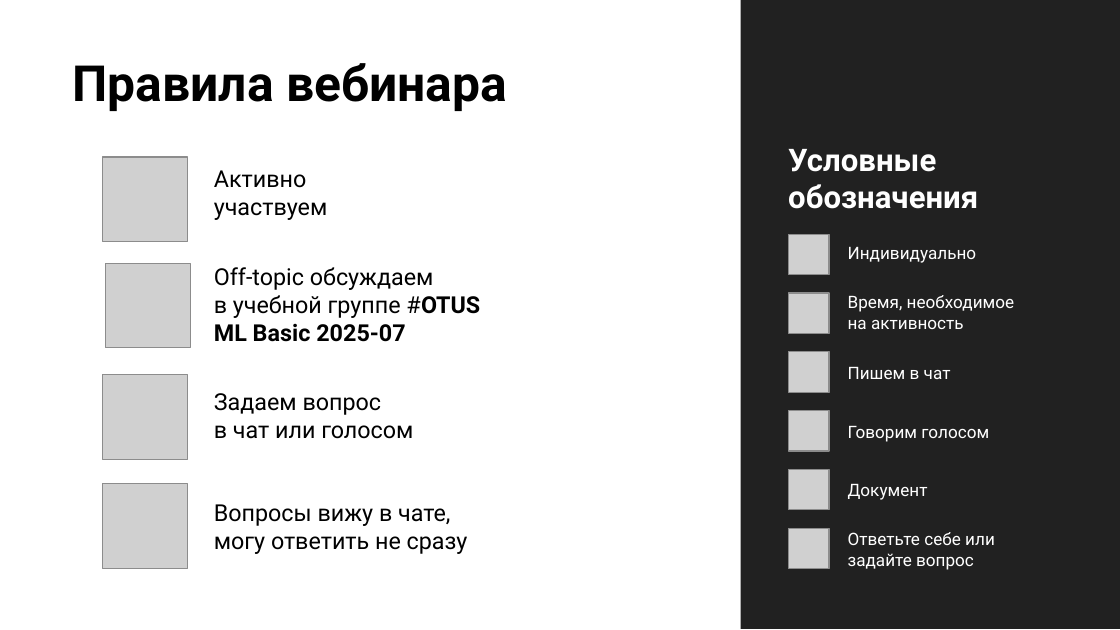
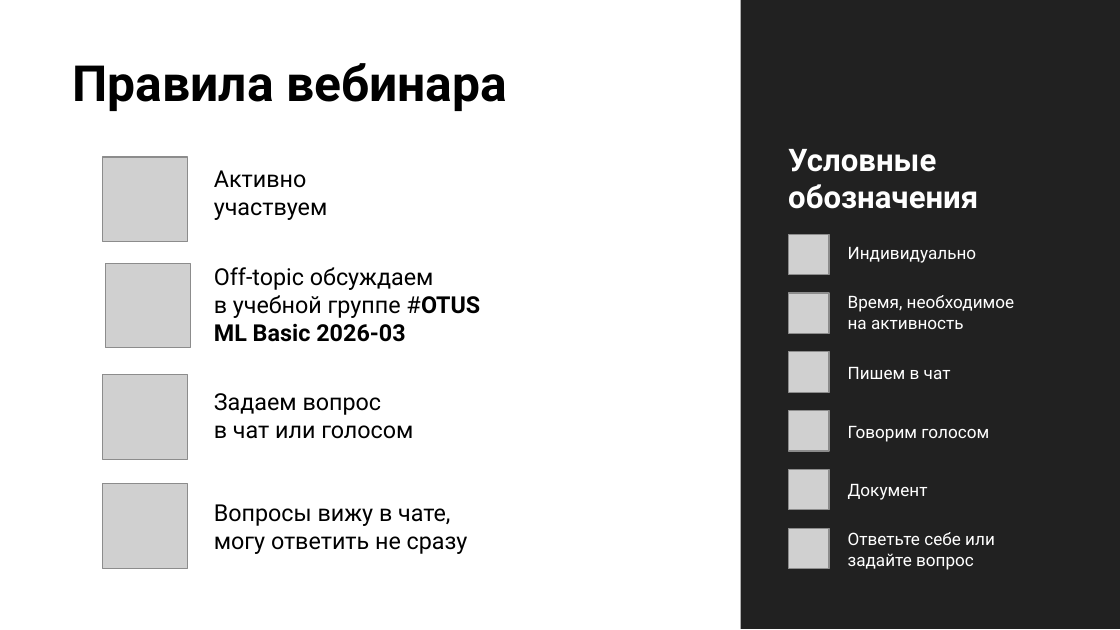
Before and after one commit to stureiko/Otus_lectures, a slide deck: slide 4 of MLBasic/01 - Intro/Presentation/01 - Introduction in ML.pptx. Drawn at 1120x630 pixels with LibreOffice and Linux fonts; fonts in the diff are those of the drawing; grey boxes stand for pictures; background and template pictures are left out. Boxes give left, top, right and bottom in pixels: in the first picture for what was removed or moved away, otherwise in the second. Text is boxed around its words. In the diff, an @@ line names an element or a change of style, - is before the commit and + after.

```diff
--- a/MLBasic/01 - Intro/Presentation/01 - Introduction in ML.pptx
+++ b/MLBasic/01 - Intro/Presentation/01 - Introduction in ML.pptx
@@ text at [214,295,480,342]: text changed @@
-в учебной группе #OTUS ML Basic 2025-07
+в учебной группе #OTUS ML Basic 2026-03
```
Also in this commit, not shown: 3 other slides changed, 10 other files.
